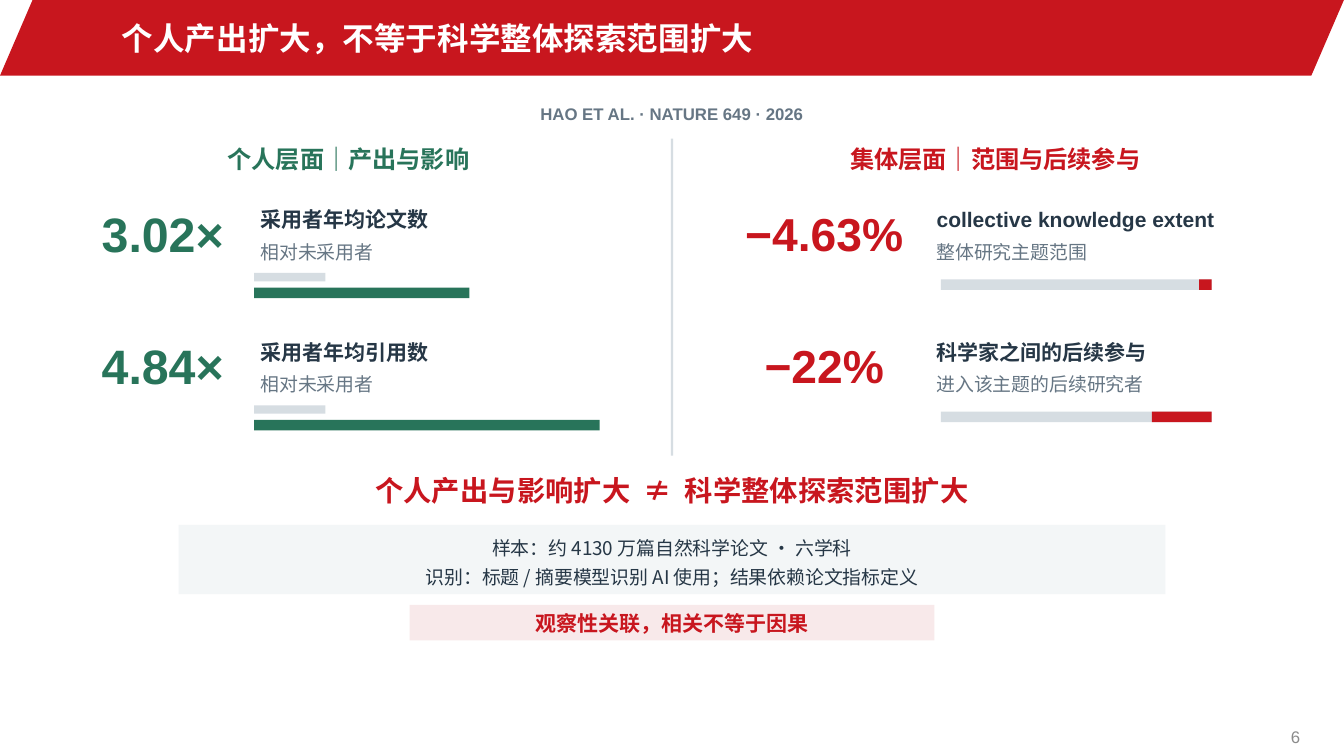
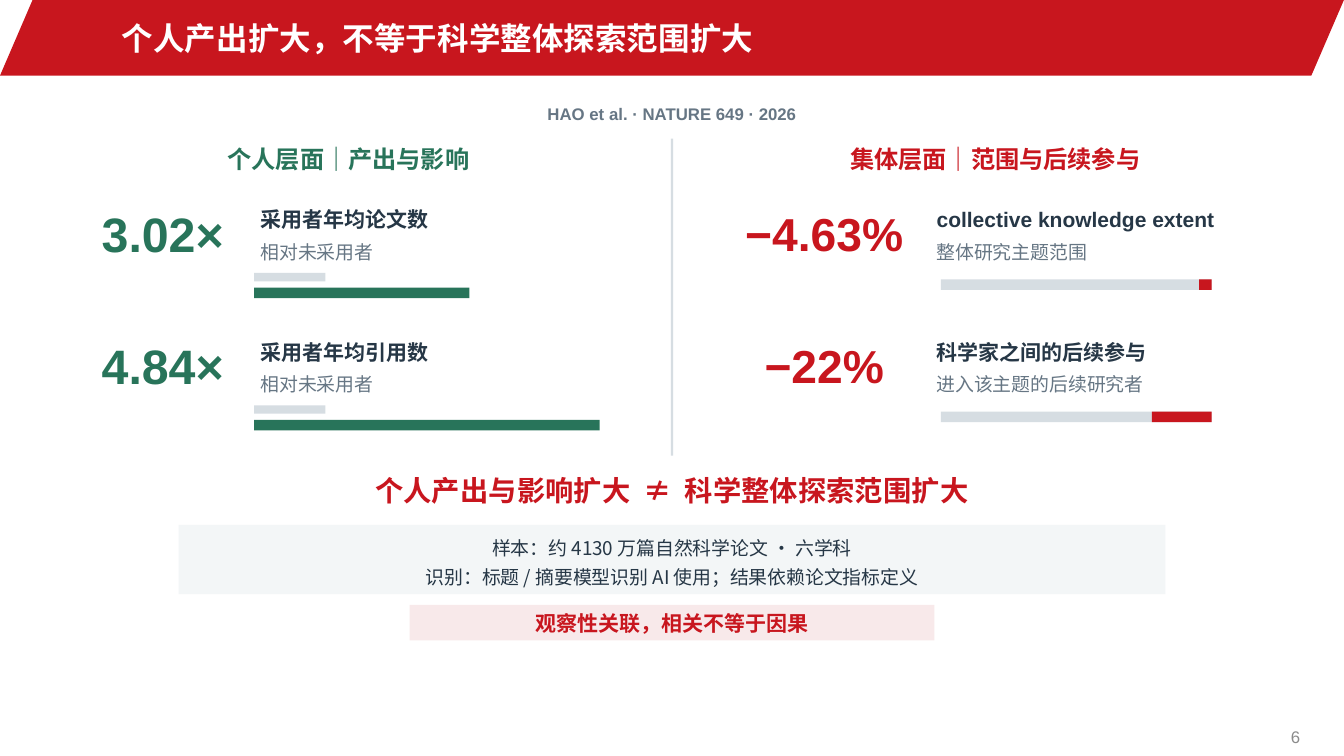
Before and after one commit to jinyh/ai4research, a slide deck: slide 6 of lessons/lesson-01/slides.pptx. Drawn at 1344x756 pixels with LibreOffice and Linux fonts; fonts in the diff are those of the drawing; background and template pictures are left out. Boxes give left, top, right and bottom in pixels: in the first picture for what was removed or moved away, otherwise in the second. Text is boxed around its words. In the diff, an @@ line names an element or a change of style, - is before the commit and + after.

```diff
--- a/lessons/lesson-01/slides.pptx
+++ b/lessons/lesson-01/slides.pptx
@@ text at [547, 108, 796, 120]: text changed @@
-HAO ET AL. · NATURE 649 · 2026
+HAO et al. · NATURE 649 · 2026
```
Also in this commit, not shown: 3 other slides changed, 26 other files.
